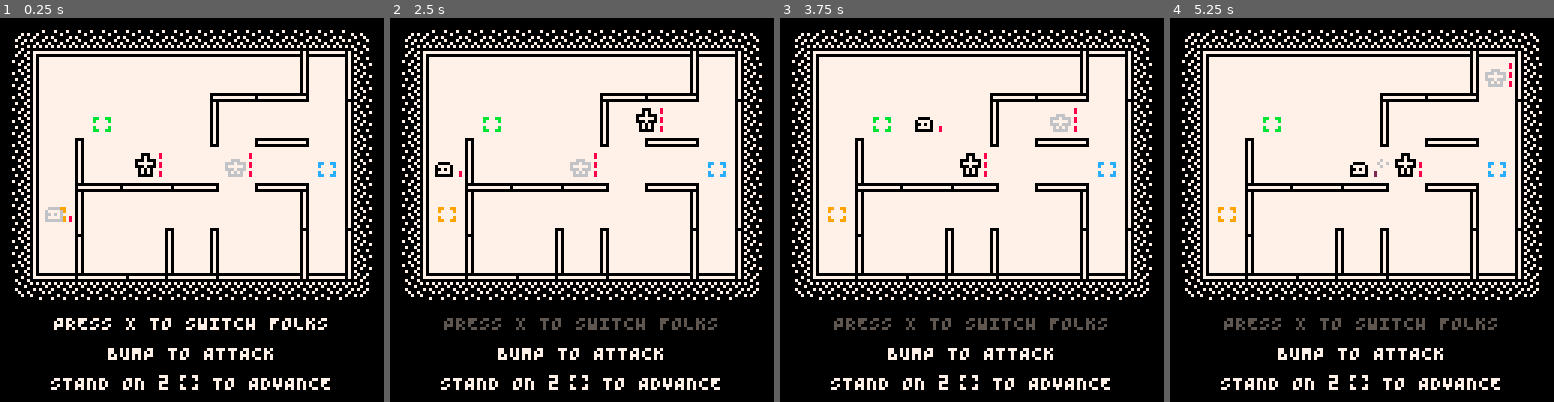
Above: before the commit, frames 1-4 (left to right).
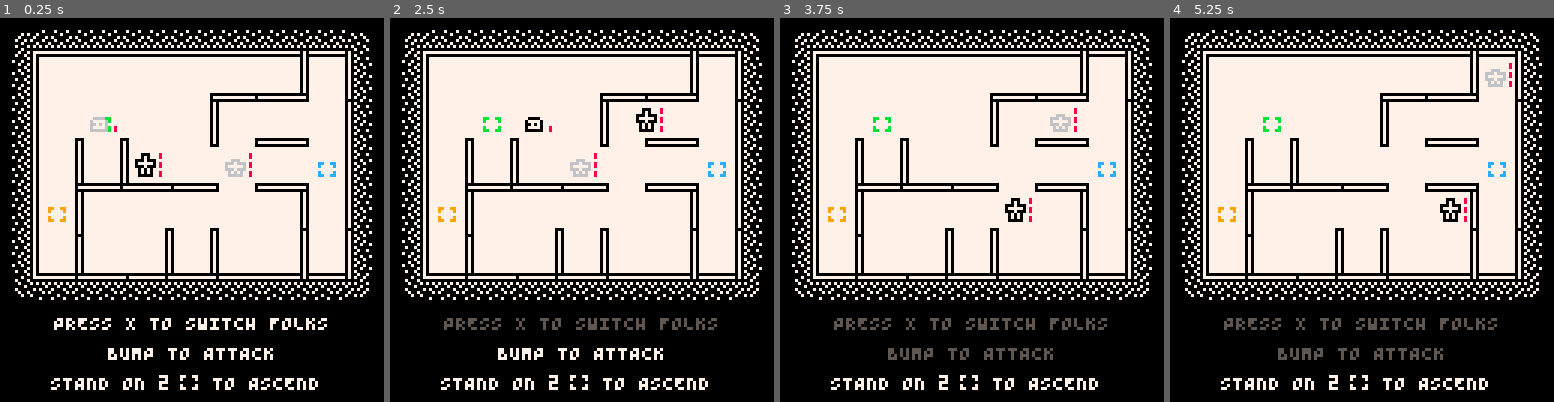
Above: after the commit, the same moments.

Repository: taylordolan/grid-folks
Game: PICO-8 cartridge grid_folks.p8
The game is run twice, just before and just after one commit, with the same random seed, the same clock (stepped at 60 frames per second) and the same inputs.
Inputs:
- Up to frame 1 (0.25 s): no input
- Up to frame 2 (2.5 s): tap X (X key) at 0.33, 1.07, 1.85 s; tap O (Z key) at 0.7, 1.7, 2.1 s; hold Right 1.6-2.1 s; hold Up 2.15-2.42 s; hold Right from 2.47 s (still down)
- Up to frame 3 (3.75 s): tap O (Z key) every 0.4 s from 2.5 to 3.7 s; tap X (X key) at 2.97 s; release Right at 3.03 s; hold Left 3.08-3.58 s; hold Down from 3.63 s (still down)
- Up to frame 4 (5.25 s): release Down at 3.97 s; hold Right 4.02-4.68 s; tap X (X key) at 4.08, 5.2 s; tap O (Z key) at 4.1, 4.5, 4.9 s; hold Up 4.73-5.03 s; hold Left from 5.08 s (still down)

The runs differ from the first frame. In frame 1, 0.6% of the frame differs, in the area x 11-86%, y 25-97%; in frame 2, 0.6%; in frame 3, 1.5%; in frame 4, 1.5%, in the area x 28-86%, y 31-97%.

Commit message:
difficulty and balance tweaks

Diff:
--- a/grid_folks.p8
+++ b/grid_folks.p8
@@ -3,6 +3,21 @@
 __lua__
 -- grid folks
 -- taylor d
+
+-- todo
+-- [ ] fix grow enemy deploy bug
+-- [ ] even out the potential distance for pads
+-- [ ] consider adjusting the quantity of health buttons
+-- [ ] increase the number of turns between spawn rate increases as the game progresses
+-- [ ] stress test enemy pathfinding
+-- [ ] move info area up 1 or 2 pixels
+-- [ ] add missing sounds
+-- [ ] update enemy intro animations to match charge and num animations
+-- [ ] consider making arrows shorter
+-- [ ] tweak screen shake
+-- [ ] add easing to pop animations
+-- [ ] is it possible to add one more level?
+-- [ ] i think the game has to stay "really hard" longer before it gets impossible
 
 function _init()
 
@@ -78,12 +93,12 @@
 
 	-- initial walls
 	refresh_walls()
-	for next in all({{2,3},{3,3},{4,3},{5,3}}) do
-		local wall = find_type("wall_right", next)
-		if wall then
-			wall:kill()
-		end
-	end
+	-- for next in all({{2,3},{3,3},{4,3},{5,3}}) do
+	-- 	local wall = find_type("wall_right", next)
+	-- 	if wall then
+	-- 		wall:kill()
+	-- 	end
+	-- end
 
 	-- initial pads
   refresh_pads()
@@ -91,24 +106,24 @@
 	-- spawn stuff
 	spawn_rates = {
 		[001] = 12,
-		[030] = 11,
-		[060] = 10,
-		[090] = 9,
-    [120] = 8,
-		[150] = 7,
-		[180] = 6,
-		[210] = 5,
-    [240] = 4,
-    [270] = 3,
-    [300] = 2,
-    [330] = 1,
+		[012] = 11,
+		[024] = 10,
+    [038] = 9,
+		[055] = 8,
+		[076] = 7,
+		[102] = 6,
+    [134] = 5,
+    [173] = 4,
+    [220] = 3,
+    [276] = 2,
+    [342] = 1,
 	}
   spawn_bags = {
-    [001] = {"baby"},
-    [030] = {"baby", "dash"},
-    [060] = {"baby", "dash","timid"},
-    [090] = {"slime", "dash","timid"},
-    [120] = {"slime", "dash","timid","grow"},
+    [01] = {"baby"},
+    [20] = {"baby", "dash"},
+    [40] = {"baby", "dash","timid"},
+    [60] = {"slime", "dash","timid"},
+    [80] = {"slime", "dash","timid","grow"},
   }
   spawn_functions = {
     ["baby"] = function()
@@ -232,7 +247,7 @@
     end
 
     -- spawn rate stuff
-    turns = turns + 1
+    turns += 1
 		update_spawn_turns()
     for i = 1, spawn_turns[turns] do
       spawn_enemy()
@@ -366,7 +381,7 @@
     palt(015, true)
     pal(006, has_advanced and 005 or 007)
 		spr(016, _x + #_a * 4 + _space - 1, _y - 3)
-		local _b = small("to advance")
+		local _b = small("to ascend")
 		print(_b, _x + #_a * 4 + _space + 8 + _space, _y, has_advanced and 005 or 007)
 		return
 		pal()
@@ -688,7 +703,6 @@
   _e.get_step = function(self)
     -- if not attacking this turn
     if not self.target then
-      printh(self:get_step_to_hero())
       return self:get_step_to_hero()
     end
   end
@@ -850,10 +864,9 @@
           break
         end
         add(_tiles, _n)
-        printh(#_tiles)
       end
       for i=1, #_tiles do
-        new_pop(pos_pix(_tiles[i]), false, 1, 4+i*4)
+        new_pop(pos_pix(_tiles[i]), false, 1, 4+i*8)
       end
       set_tile(self, _t)
       ani_to(self, {pos_pix(_t)}, ani_frames, 0)
@@ -1121,8 +1134,6 @@
   local valid_tiles = {}
 
   for next in all(get_adjacent_tiles(start)) do
-    -- local should_avoid = find_types(avoid, next)
-    -- local next_dist = distance(next, goal, avoid)
     if
       not find_types(avoid, next) and
       distance(next, goal, avoid) < current_dist
@@ -1856,7 +1867,7 @@
 function refresh_pads()
 
 	if #colors_bag == 0 then
-		colors_bag = {008,008,008,008,008,008,009,011,012}
+		colors_bag = {008,008,008,009,011,012}
 		shuff(colors_bag)
 	end
 
@@ -1897,7 +1908,7 @@
 	for next in all(_c) do
 		local new_pad = new_pad(next)
 		deploy(new_pad, {"pad", "button", "hero"})
-	end
+    end
 	del(colors_bag, colors_bag[1])
 end
 
